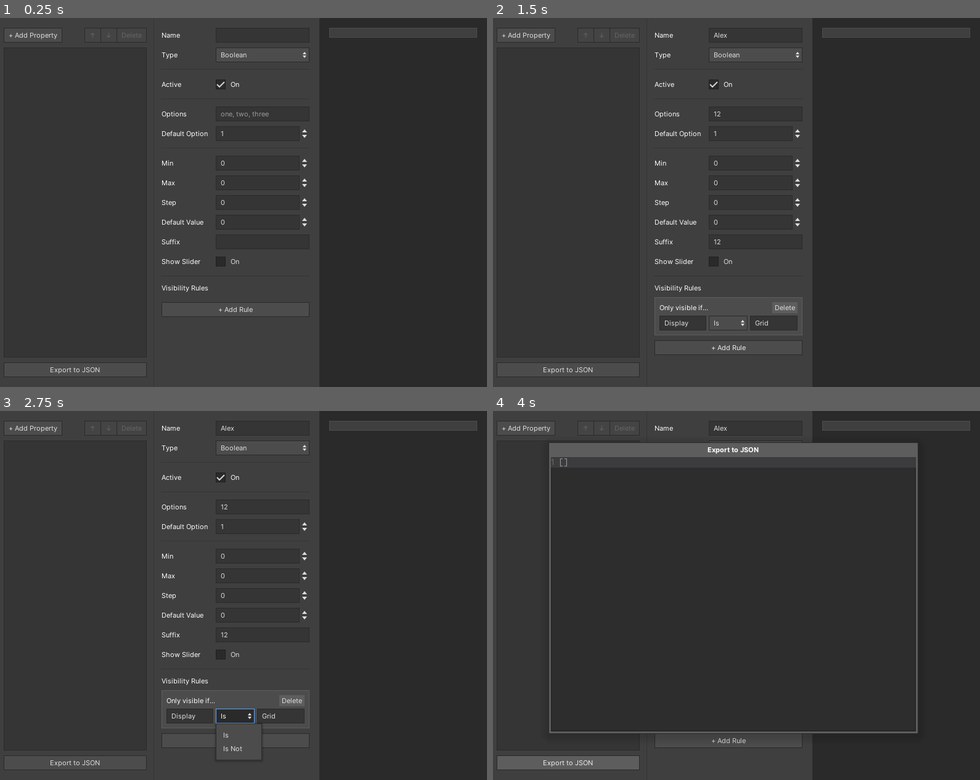
Above: before the commit, frames 1-4 (two rows, left to right).
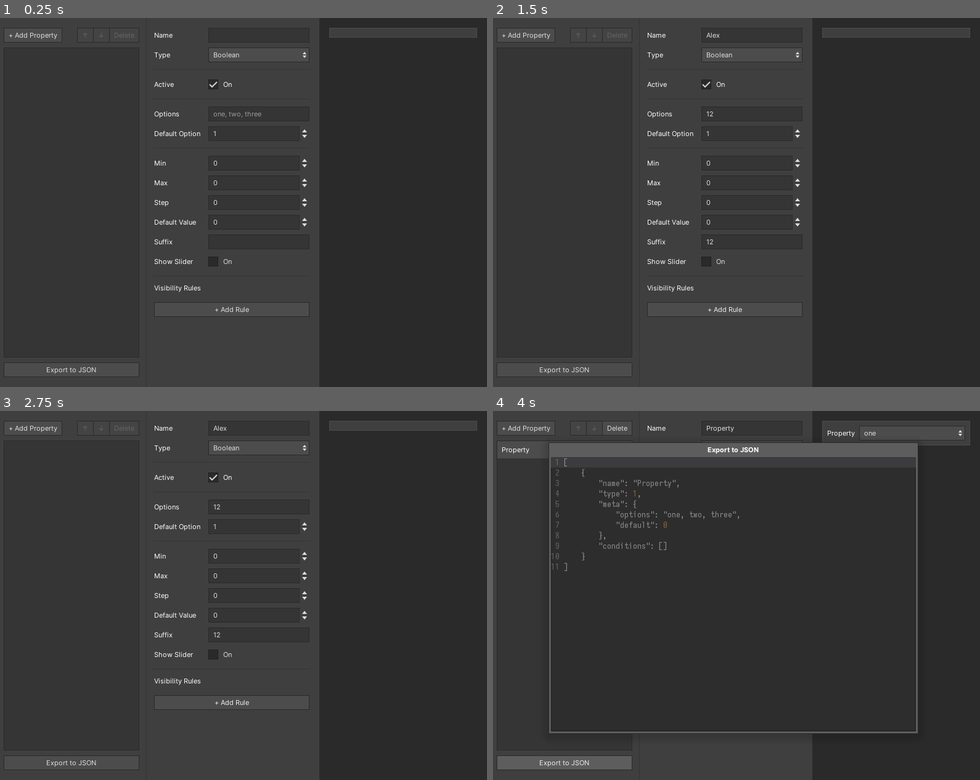
Above: after the commit, the same moments.

Repository: kkga/datatype-ui-designer
Game: Godot game, scene res://Main.tscn
The game is run twice, just before and just after one commit, with the same random seed, the same clock (stepped at 60 frames per second) and the same inputs.
Inputs (mouse positions are in pixels of both pictures, inside the frame that each line leads up to):
- Up to frame 1 (0.25 s): no input
- Up to frame 2 (1.5 s): click (755, 36) at 0.52 s; type "Alex" at 0.6 s; click (755, 113) at 0.75 s; type "12" at 0.83 s; click (755, 243) at 0.98 s; type "12" at 1.07 s; click "+ Add Rule" at 1.25 s
- Up to frame 3 (2.75 s): click (233, 717) at 2 s, where only the run before the commit has a clickable "Is"
- Up to frame 4 (4 s): click "+ Add Property" at 2.75 s; click "Export to JSON" at 3.5 s

The runs differ from the first frame. In frame 1, 1.1% of the frame differs, in the area x 9-56%, y 2-98%; in frame 2, 1.5%, in the area x 9-64%, y 2-98%; in frame 3, 1.5%; in frame 4, 1.4%.
Error in both runs: Invalid get index '0' (on base: 'PoolIntArray'). (res://Main.gd:182)

Commit message:
use option values for conditions

Diff:
--- a/Main.gd
+++ b/Main.gd
@@ -120,11 +120,11 @@
 
 func handle_selection(index) -> void:
 	var selected_property = property_list[index]
-	print(selected_property.conditions)
+#	print(selected_property.conditions)
 
 	prop_config.show()
 	prop_config.update_fields(selected_property)
-	prop_config.update_rules(selected_property.conditions)
+	prop_config.update_rules(selected_property.conditions, property_list)
 	delete_button.disabled = false
 
 
@@ -133,7 +133,7 @@
 
 func _on_property_list_updated(_property_list) -> void:
 	return
-	print(_property_list)
+#	print(_property_list)
 
 
 func _on_property_added(property) -> void:
@@ -195,7 +195,9 @@
 
 func _on_PropertyConfig_rule_added(condition) -> void:
 	var selected_item: int = prop_item_list.get_selected_items()[0]
+	var selected_property = property_list[selected_item]
 	add_condition(selected_item, condition)
+	prop_config.update_rules(selected_property.conditions, property_list)
 
 
 func _on_ExportButton_pressed() -> void:
--- a/Main.tscn
+++ b/Main.tscn
@@ -80,23 +80,23 @@
 margin_top = 16.0
 margin_right = 512.0
 margin_bottom = 584.0
-size_flags_horizontal = 2
+size_flags_horizontal = 3
 custom_constants/separation = 8
 __meta__ = {
 "_edit_use_anchors_": false
 }
 
 [node name="PropListContainer" type="VBoxContainer" parent="HBoxContainer/Panel/MarginContainer/LeftSide"]
-margin_right = 232.0
-margin_bottom = 568.0
-rect_min_size = Vector2( 232, 0 )
+margin_right = 220.0
+margin_bottom = 568.0
+rect_min_size = Vector2( 220, 0 )
 custom_constants/separation = 8
 __meta__ = {
 "_edit_use_anchors_": false
 }
 
 [node name="HBoxContainer" type="HBoxContainer" parent="HBoxContainer/Panel/MarginContainer/LeftSide/PropListContainer"]
-margin_right = 232.0
+margin_right = 220.0
 margin_bottom = 24.0
 custom_constants/separation = -1
 
@@ -109,8 +109,8 @@
 }
 
 [node name="MoveUpBtn" type="Button" parent="HBoxContainer/Panel/MarginContainer/LeftSide/PropListContainer/HBoxContainer"]
-margin_left = 131.0
-margin_right = 158.0
+margin_left = 119.0
+margin_right = 146.0
 margin_bottom = 24.0
 rect_min_size = Vector2( 24, 24 )
 size_flags_horizontal = 10
@@ -122,8 +122,8 @@
 }
 
 [node name="MoveDownBtn" type="Button" parent="HBoxContainer/Panel/MarginContainer/LeftSide/PropListContainer/HBoxContainer"]
-margin_left = 157.0
-margin_right = 184.0
+margin_left = 145.0
+margin_right = 172.0
 margin_bottom = 24.0
 rect_min_size = Vector2( 24, 24 )
 size_flags_horizontal = 0
@@ -134,8 +134,8 @@
 }
 
 [node name="DeleteBtn" type="Button" parent="HBoxContainer/Panel/MarginContainer/LeftSide/PropListContainer/HBoxContainer"]
-margin_left = 183.0
-margin_right = 232.0
+margin_left = 171.0
+margin_right = 220.0
 margin_bottom = 24.0
 size_flags_horizontal = 0
 disabled = true
@@ -146,7 +146,7 @@
 
 [node name="PropertyItemList" type="ItemList" parent="HBoxContainer/Panel/MarginContainer/LeftSide/PropListContainer"]
 margin_top = 32.0
-margin_right = 232.0
+margin_right = 220.0
 margin_bottom = 536.0
 grow_vertical = 0
 size_flags_vertical = 3
@@ -164,28 +164,29 @@
 
 [node name="ExportButton" type="Button" parent="HBoxContainer/Panel/MarginContainer/LeftSide/PropListContainer"]
 margin_top = 544.0
-margin_right = 232.0
+margin_right = 220.0
 margin_bottom = 568.0
 text = "Export to JSON"
 
 [node name="VSeparator" type="VSeparator" parent="HBoxContainer/Panel/MarginContainer/LeftSide"]
-margin_left = 240.0
-margin_right = 248.0
+margin_left = 228.0
+margin_right = 236.0
 margin_bottom = 568.0
 custom_styles/separator = SubResource( 4 )
 
 [node name="PropConfigContainer" type="VBoxContainer" parent="HBoxContainer/Panel/MarginContainer/LeftSide"]
-margin_left = 256.0
+margin_left = 244.0
 margin_right = 496.0
 margin_bottom = 568.0
 rect_min_size = Vector2( 240, 0 )
+size_flags_horizontal = 3
 custom_constants/separation = 4
 __meta__ = {
 "_edit_use_anchors_": false
 }
 
 [node name="PropertyConfig" parent="HBoxContainer/Panel/MarginContainer/LeftSide/PropConfigContainer" instance=ExtResource( 3 )]
-margin_right = 240.0
+margin_right = 252.0
 margin_bottom = 568.0
 rect_min_size = Vector2( 240, 0 )
 size_flags_vertical = 3
--- a/Output/OutputPanel.gd
+++ b/Output/OutputPanel.gd
@@ -4,7 +4,7 @@
 
 onready var vbox: = $VBoxContainer
 
-var state: = {}
+var current_state: = {} setget , get_current_state
 
 
 func _ready() -> void:
@@ -21,18 +21,29 @@
 			vbox.add_child(control)
 			control.update_control(property_list[i])
 
-#		if _check_condition(prop, property_list):
-#		var control: = _create_property_control(prop.name, prop.type, prop.meta)
 
-#func _check_condition(property: Dictionary, property_list: Array) -> bool:
-#	var condition_state: bool
-#	var condition = property.condition
-#
-#	for prop in property_list:
-#		if condition.has(prop.name) and condition[prop.name] == prop.value:
-#			condition_state = true
-#
-#	return condition_state
+func update_conditional_visibility() -> void:
+	return
+	for child in vbox.get_children():
+		child.show()
+		if child.conditions.empty():
+			continue
+		else:
+			for condition in child.conditions:
+				if self.current_state.has(condition.property):
+					if child.property_value == condition.value:
+						child.hide()
+#		NEXT STEPS: figure out how to compare enum ints and condition string values
+
+
+# SETGET =======================================================================
+
+
+func get_current_state() -> Dictionary:
+	var state = {}
+	for child in vbox.get_children():
+		state[child.property_name] = child.property_value
+	return state
 
 
 # SIGNAL CALLBACKS =============================================================
@@ -40,3 +51,4 @@
 
 func _on_Main_property_list_updated(property_list) -> void:
 	update_controls(property_list)
+	update_conditional_visibility()
--- a/PropertyConfig/PropertyConfig.gd
+++ b/PropertyConfig/PropertyConfig.gd
@@ -6,7 +6,7 @@
 signal rule_deleted(index)
 
 const DEFAULT_CONDITION := {
-	property = "Display",
+	property = "",
 	comparison = "Is",
 	value = "Grid"
 }
@@ -63,26 +63,26 @@
 			number_slider_btn.pressed = property.meta.use_slider
 
 
-func update_rules(conditions: Array) -> void:
+func update_rules(conditions: Array, property_list: Array) -> void:
 	for rule in rules_container.get_children():
 		rule.queue_free()
 	yield(get_tree(), "idle_frame")
 	for i in range(0, conditions.size()):
 		if rules_container.get_child_count() >= i+1:
-			rules_container.get_child(i).setup(conditions[i])
+			rules_container.get_child(i).setup(conditions[i], property_list)
 		else:
-			create_rule(conditions[i])
+			create_rule(conditions[i], property_list)
 
 
-func create_rule(condition: Dictionary):
+func create_rule(condition: Dictionary, property_list: Array):
 	var rule = RuleContainerScene.instance()
 	rules_container.add_child(rule)
-	rule.setup(condition)
+	rule.setup(condition, property_list)
 	rule.connect("condition_changed", self, "_on_Rule_condition_changed", [rule])
 
 
 func add_rule():
-	create_rule(DEFAULT_CONDITION)
+#	create_rule(DEFAULT_CONDITION)
 	emit_signal("rule_added", DEFAULT_CONDITION)
 
 
@@ -149,5 +149,5 @@
 
 
 func _on_Rule_condition_changed(condition: Dictionary, rule_node) -> void:
-	print(condition)
+#	print(condition)
 	emit_signal("rule_changed", rule_node.get_index(), condition)
--- a/PropertyConfig/RuleContainer.gd
+++ b/PropertyConfig/RuleContainer.gd
@@ -8,26 +8,53 @@
 onready var value_field := $VBoxContainer/HBoxContainer/RuleValueField
 onready var title_label := $VBoxContainer/HBoxContainer2/TitleLabel
 
-var condition := {
-	property = "",
-	comparison = "Is",
-	value = ""
-}
+var _condition := {}
+var _property_list
 
 
-func setup(_condition: Dictionary) -> void:
-	condition = _condition.duplicate()
-	prop_field.text = condition.property
-	value_field.text = condition.value
+func setup(condition: Dictionary, property_list: Array) -> void:
+	_condition = condition.duplicate()
+	_property_list = property_list
+
+	prop_field.text = _condition.property
 
 	if get_index() > 0:
 		title_label.text = "Or..."
 
-	match condition.comparison:
-		"Is":
-			comparison_field.select(0)
-		"Is Not":
-			comparison_field.select(1)
+	_update_value_options(_condition.property)
+
+
+func _update_value_options(property_name: String) -> void:
+	value_field.clear()
+	var options = []
+
+	for i in range(0, _property_list.size()):
+		if property_name == _property_list[i].name:
+			var option_strings = _property_list[i].meta.options.split(', ')
+			for string in option_strings:
+				options.append(string)
+
+	for option in options:
+		value_field.add_item(option)
+
+	value_field.selected = options.find(_condition.value)
+
+
+func _update_condition_value(selected_id) -> void:
+	print(_condition)
+	for i in range(0, _property_list.size()):
+		if _condition.property == _property_list[i].name:
+			var options = _property_list[i].meta.options.split(', ')
+			var selected_option = options[selected_id]
+			_condition.value = selected_option
+#			printt(options, selected_option)
+			break
+	print(_condition)
+	emit_signal("condition_changed", _condition)
+
+
+
+# SIGNAL CALLBACKS =============================================================
 
 
 func _on_DeleteRuleBtn_pressed() -> void:
@@ -35,19 +62,24 @@
 
 
 func _on_RulePropField_text_changed(new_text: String) -> void:
-	condition.property = new_text
-	emit_signal("condition_changed", condition)
+	_condition.property = new_text
+	_update_value_options(new_text)
+	emit_signal("condition_changed", _condition)
 
 
 func _on_RuleComparisonField_item_selected(id: int) -> void:
 	match id:
 		0:
-			condition.comparison = "Is"
+			_condition.comparison = "Is"
 		1:
-			condition.comparison = "Is Not"
-	emit_signal("condition_changed", condition)
+			_condition.comparison = "Is Not"
+	emit_signal("condition_changed", _condition)
 
 
 func _on_RuleValueField_text_changed(new_text: String) -> void:
-	condition.value = new_text
-	emit_signal("condition_changed", condition)
+	_condition.value = new_text
+	emit_signal("condition_changed", _condition)
+
+
+func _on_RuleValueField_item_selected(id: int) -> void:
+	_update_condition_value(id)
--- a/PropertyConfig/RuleContainer.tscn
+++ b/PropertyConfig/RuleContainer.tscn
@@ -72,28 +72,30 @@
 custom_constants/separation = 4
 
 [node name="RulePropField" type="LineEdit" parent="VBoxContainer/HBoxContainer"]
-margin_right = 104.0
+margin_right = 108.0
 margin_bottom = 24.0
 size_flags_horizontal = 3
 size_flags_stretch_ratio = 1.5
 
 [node name="RuleComparisonField" type="OptionButton" parent="VBoxContainer/HBoxContainer"]
-margin_left = 108.0
-margin_right = 195.0
+margin_left = 112.0
+margin_right = 191.0
 margin_bottom = 24.0
 size_flags_horizontal = 3
-size_flags_stretch_ratio = 1.25
+size_flags_stretch_ratio = 1.1
 text = "Is"
+clip_text = true
 items = [ "Is", null, false, 0, null, "Is Not", null, false, 1, null ]
 selected = 0
 
-[node name="RuleValueField" type="LineEdit" parent="VBoxContainer/HBoxContainer"]
-margin_left = 199.0
+[node name="RuleValueField" type="OptionButton" parent="VBoxContainer/HBoxContainer"]
+margin_left = 195.0
 margin_right = 304.0
 margin_bottom = 24.0
 size_flags_horizontal = 3
 size_flags_stretch_ratio = 1.5
+clip_text = true
 [connection signal="pressed" from="VBoxContainer/HBoxContainer2/DeleteRuleBtn" to="." method="_on_DeleteRuleBtn_pressed"]
 [connection signal="text_changed" from="VBoxContainer/HBoxContainer/RulePropField" to="." method="_on_RulePropField_text_changed"]
 [connection signal="item_selected" from="VBoxContainer/HBoxContainer/RuleComparisonField" to="." method="_on_RuleComparisonField_item_selected"]
-[connection signal="text_changed" from="VBoxContainer/HBoxContainer/RuleValueField" to="." method="_on_RuleValueField_text_changed"]
+[connection signal="item_selected" from="VBoxContainer/HBoxContainer/RuleValueField" to="." method="_on_RuleValueField_item_selected"]
--- a/TypeControl/TypeControl.gd
+++ b/TypeControl/TypeControl.gd
@@ -13,6 +13,7 @@
 
 var property_name: String
 var property_value setget , get_property_value
+var conditions := []
 
 
 func _ready() -> void:
@@ -22,6 +23,8 @@
 func update_control(property: Dictionary) -> void:
 	label.text = property.name
 	property_name = property.name
+
+	conditions = property.conditions
 
 	if not type == property.type:
 		self.type = property.type
--- a/webflow_theme.tres
+++ b/webflow_theme.tres
@@ -13,58 +13,58 @@
 [ext_resource path="res://assets/icons/checked.svg" type="Texture" id=11]
 [ext_resource path="res://assets/icons/unchecked.svg" type="Texture" id=12]
 
+[sub_resource type="StreamTexture" id=1]
+
+[sub_resource type="StreamTexture" id=2]
+
+[sub_resource type="StyleBoxEmpty" id=3]
+
+[sub_resource type="StyleBoxEmpty" id=4]
+
+[sub_resource type="StyleBoxEmpty" id=5]
+
+[sub_resource type="StyleBoxEmpty" id=6]
+
+[sub_resource type="StyleBoxEmpty" id=7]
+
+[sub_resource type="StyleBoxEmpty" id=8]
+
+[sub_resource type="StyleBoxLine" id=9]
+color = Color( 0.211765, 0.211765, 0.211765, 1 )
+
+[sub_resource type="StyleBoxFlat" id=10]
+
+[sub_resource type="StyleBoxFlat" id=11]
+content_margin_left = 8.0
+content_margin_right = 8.0
+bg_color = Color( 0.301961, 0.301961, 0.301961, 1 )
+
+[sub_resource type="StyleBoxFlat" id=12]
+content_margin_left = 8.0
+content_margin_right = 8.0
+bg_color = Color( 0.301961, 0.301961, 0.301961, 1 )
+
+[sub_resource type="StyleBoxFlat" id=13]
+
+[sub_resource type="StreamTexture" id=14]
+
+[sub_resource type="StreamTexture" id=15]
+
+[sub_resource type="StreamTexture" id=16]
+
 [sub_resource type="StreamTexture" id=17]
 
 [sub_resource type="StreamTexture" id=18]
 
-[sub_resource type="StyleBoxEmpty" id=19]
-
-[sub_resource type="StyleBoxEmpty" id=20]
-
-[sub_resource type="StyleBoxEmpty" id=21]
-
-[sub_resource type="StyleBoxEmpty" id=22]
-
-[sub_resource type="StyleBoxEmpty" id=23]
-
-[sub_resource type="StyleBoxEmpty" id=24]
-
-[sub_resource type="StyleBoxLine" id=2]
-color = Color( 0.211765, 0.211765, 0.211765, 1 )
-
-[sub_resource type="StyleBoxFlat" id=3]
-
-[sub_resource type="StyleBoxFlat" id=4]
-content_margin_left = 8.0
-content_margin_right = 8.0
-bg_color = Color( 0.301961, 0.301961, 0.301961, 1 )
-
-[sub_resource type="StyleBoxFlat" id=5]
-content_margin_left = 8.0
-content_margin_right = 8.0
-bg_color = Color( 0.301961, 0.301961, 0.301961, 1 )
-
-[sub_resource type="StyleBoxFlat" id=6]
-
-[sub_resource type="StreamTexture" id=7]
-
-[sub_resource type="StreamTexture" id=8]
-
-[sub_resource type="StreamTexture" id=9]
-
-[sub_resource type="StreamTexture" id=10]
-
-[sub_resource type="StreamTexture" id=11]
-
-[sub_resource type="StyleBoxLine" id=12]
+[sub_resource type="StyleBoxLine" id=19]
 color = Color( 0.168627, 0.168627, 0.168627, 1 )
 vertical = true
 
-[sub_resource type="StreamTexture" id=13]
+[sub_resource type="StreamTexture" id=20]
 
-[sub_resource type="StreamTexture" id=14]
+[sub_resource type="StreamTexture" id=21]
 
-[sub_resource type="StyleBoxFlat" id=15]
+[sub_resource type="StyleBoxFlat" id=22]
 bg_color = Color( 0.301961, 0.301961, 0.301961, 1 )
 border_width_top = 24
 
Not shown: 5 places in webflow_theme.tres that only renumber resources
